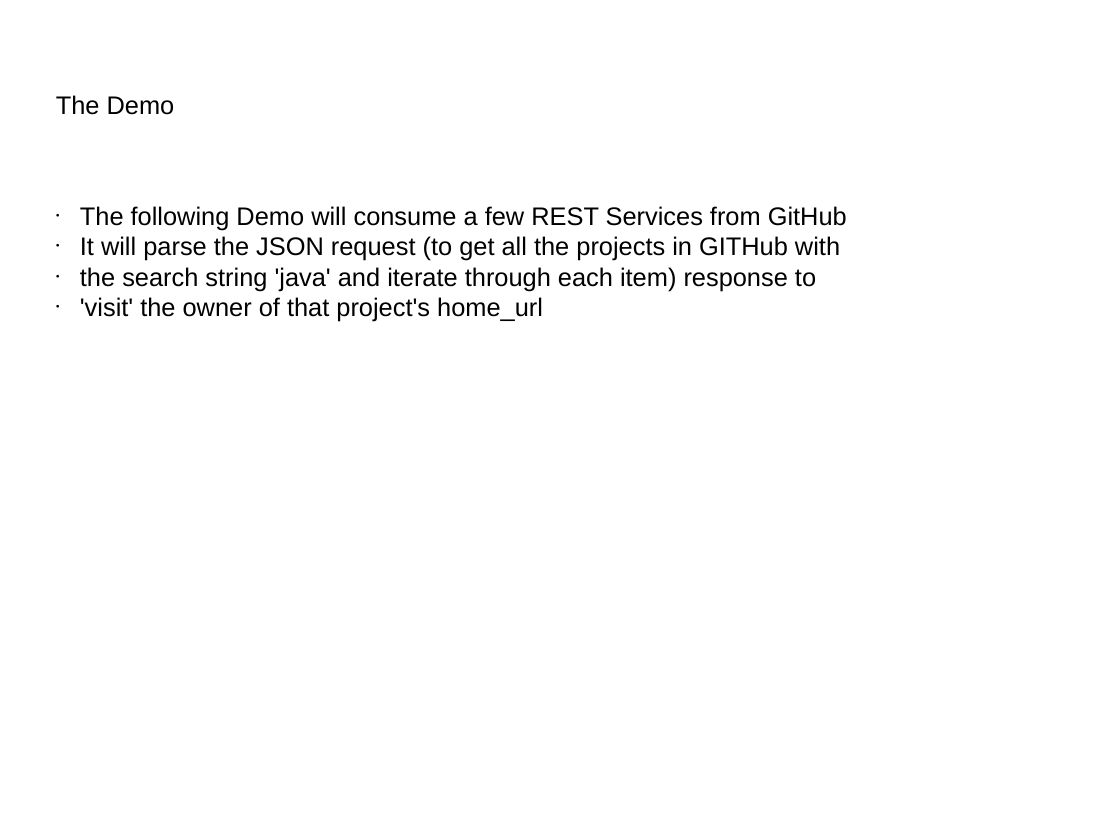
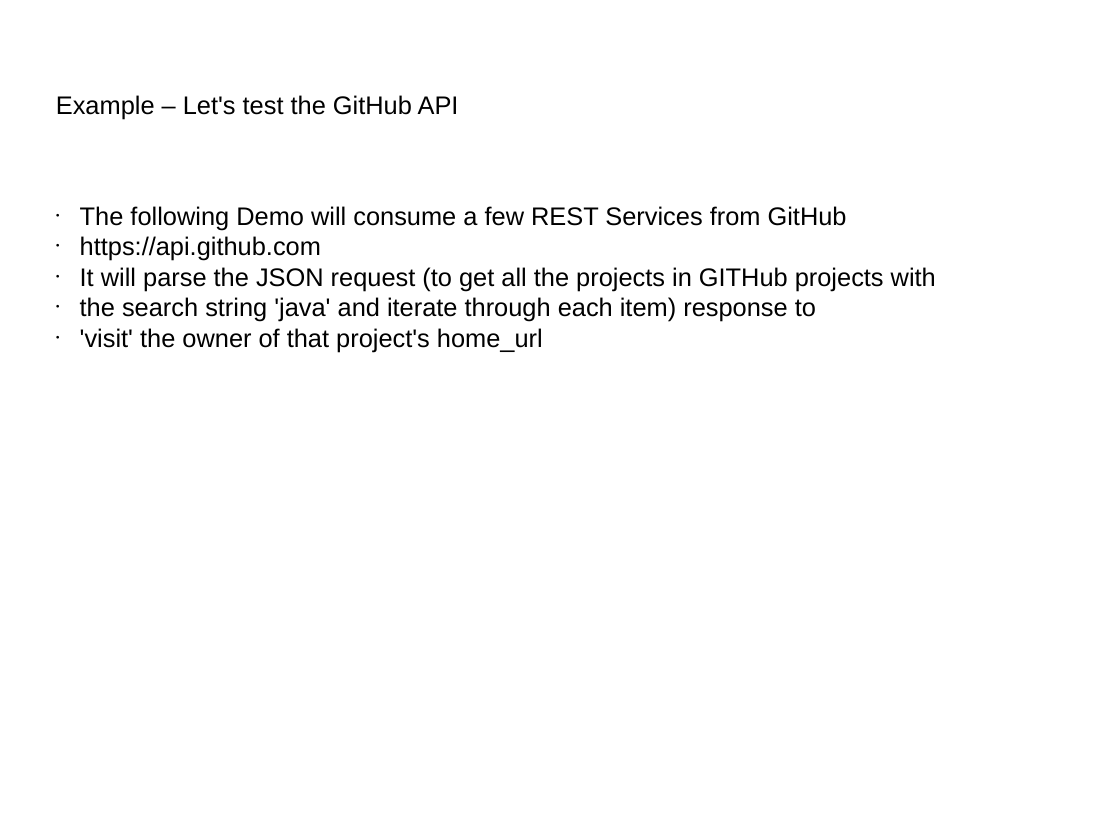
Before and after one commit to hchan/jmeterDemo, a slide deck: slide 4 of jmeterDemo.ppt. Drawn at 1120x840 pixels with LibreOffice and Linux fonts; fonts in the diff are those of the drawing; background and template pictures are left out. Boxes give left, top, right and bottom in pixels: in the first picture for what was removed or moved away, otherwise in the second. Text is boxed around its words. In the diff, an @@ line names an element or a change of style, - is before the commit and + after.

```diff
--- a/jmeterDemo.ppt
+++ b/jmeterDemo.ppt
@@ text at (56, 95, 459, 119): text changed @@
-The Demo
+Example – Let's test the GitHub API
@@ text at (80, 206, 847, 352): indent changed @@
@@ text at (80, 236, 936, 291): text changed @@
-● It will parse the JSON request (to get all the projects in GITHub with
+● https://api.github.com
+● It will parse the JSON request (to get all the projects in GITHub projects with
```
Also in this commit, not shown: 3 other slides changed, 1 slide added, 1 other file.
